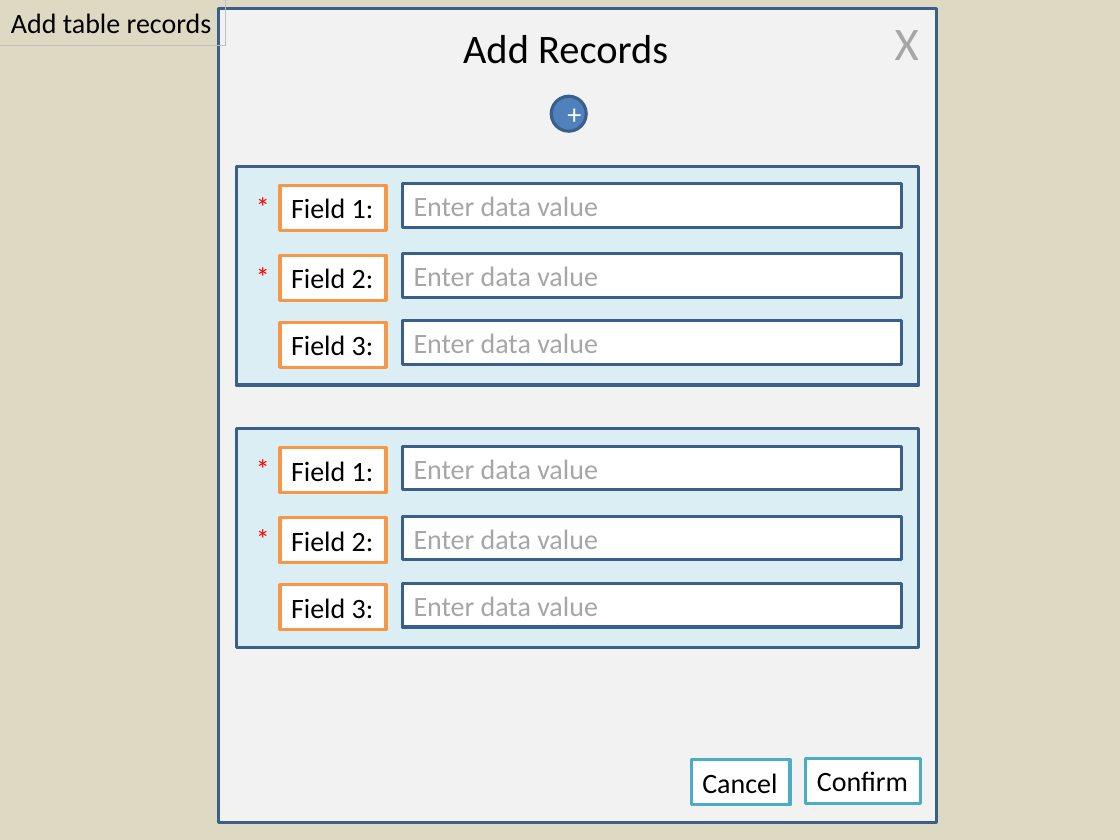
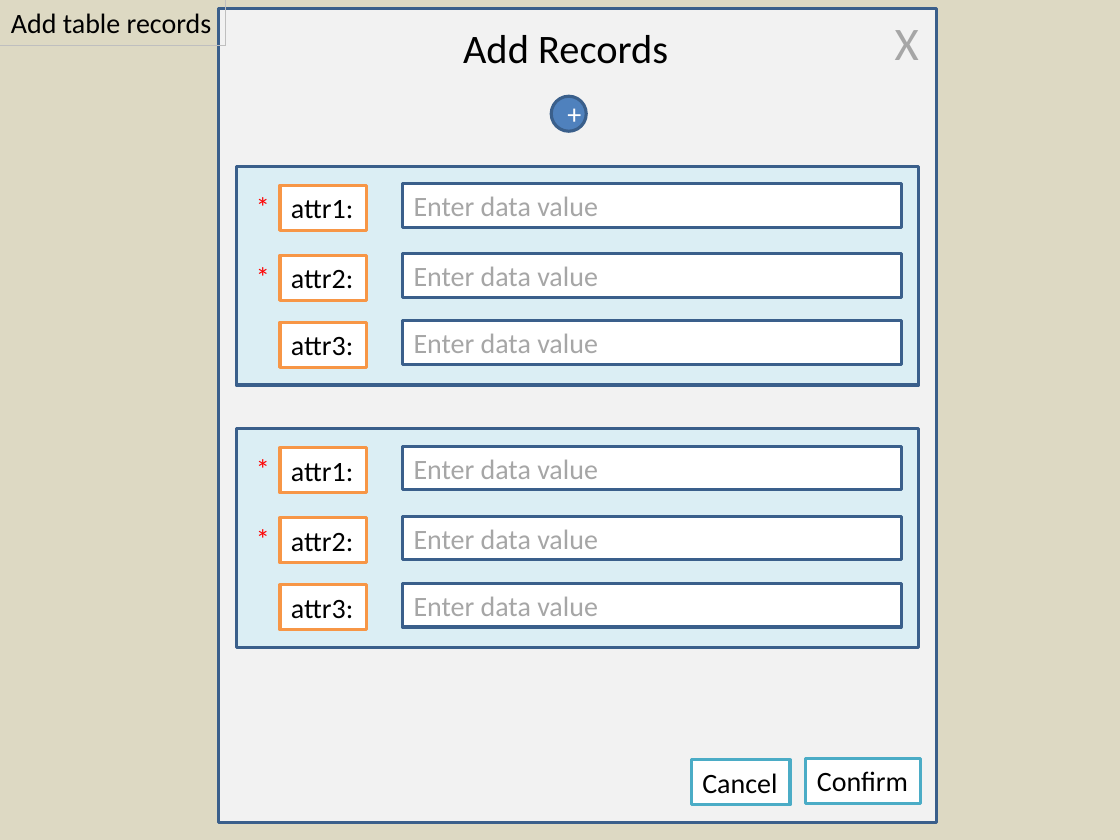
Before and after one commit to joycejoyce/DynamoDBManager, a slide deck: slide 14 of design/DynamoDB Manager.pptx. Drawn at 1120x840 pixels with LibreOffice and Linux fonts; fonts in the diff are those of the drawing. Boxes give left, top, right and bottom in pixels: in the first picture for what was removed or moved away, otherwise in the second. Text is boxed around its words. In the diff, an @@ line names an element or a change of style, - is before the commit and + after.

```diff
--- a/design/DynamoDB Manager.pptx
+++ b/design/DynamoDB Manager.pptx
@@ rectangle "attr1:": place and size @@
-rectangle "attr1:" at <box>280,185,386,230</box>
+rectangle "attr1:" at <box>280,185,366,230</box>
@@ text in rectangle at <box>291,200,353,219</box>: text changed @@
-Field 1:
+attr1:
@@ rectangle "attr2:": place and size @@
-rectangle "attr2:" at <box>280,255,386,300</box>
+rectangle "attr2:" at <box>280,255,366,300</box>
@@ text in rectangle at <box>291,270,353,289</box>: text changed @@
-Field 2:
+attr2:
@@ rectangle "attr3:": place and size @@
-rectangle "attr3:" at <box>280,323,386,367</box>
+rectangle "attr3:" at <box>280,323,366,367</box>
@@ text in rectangle at <box>291,337,353,356</box>: text changed @@
-Field 3:
+attr3:
@@ rectangle "attr1:": place and size @@
-rectangle "attr1:" at <box>280,448,386,493</box>
+rectangle "attr1:" at <box>280,448,366,493</box>
@@ text in rectangle at <box>291,463,353,482</box>: text changed @@
-Field 1:
+attr1:
@@ rectangle "attr2:": place and size @@
-rectangle "attr2:" at <box>280,517,386,562</box>
+rectangle "attr2:" at <box>280,517,366,562</box>
@@ text in rectangle at <box>291,533,353,552</box>: text changed @@
-Field 2:
+attr2:
@@ rectangle "attr3:": place and size @@
-rectangle "attr3:" at <box>280,585,386,629</box>
+rectangle "attr3:" at <box>280,585,366,629</box>
@@ text in rectangle at <box>291,600,353,619</box>: text changed @@
-Field 3:
+attr3:
```
Also in this commit, not shown: 3 other slides changed, 1 slide added, 1 slide removed, 8 other files.
